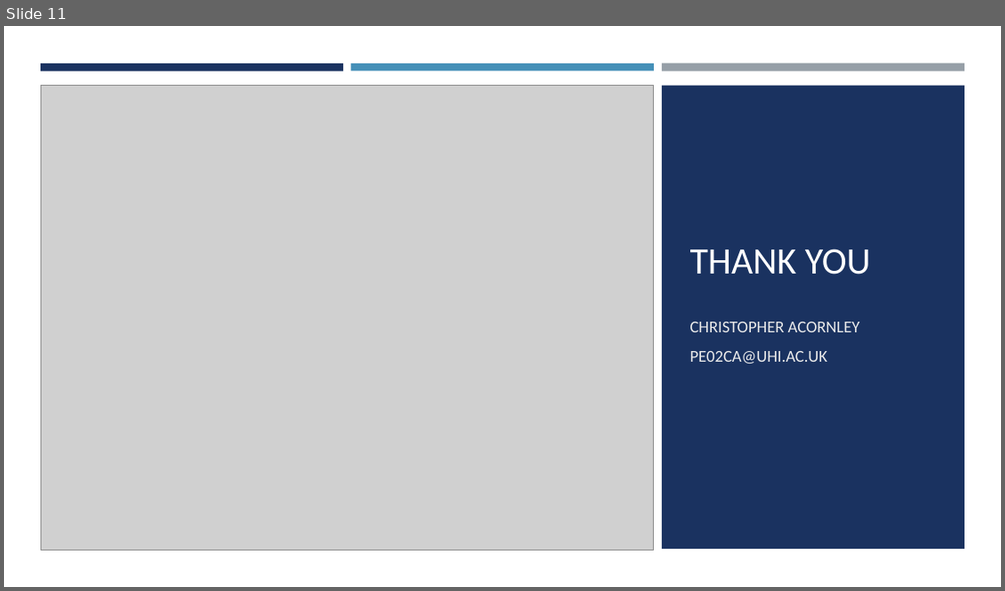
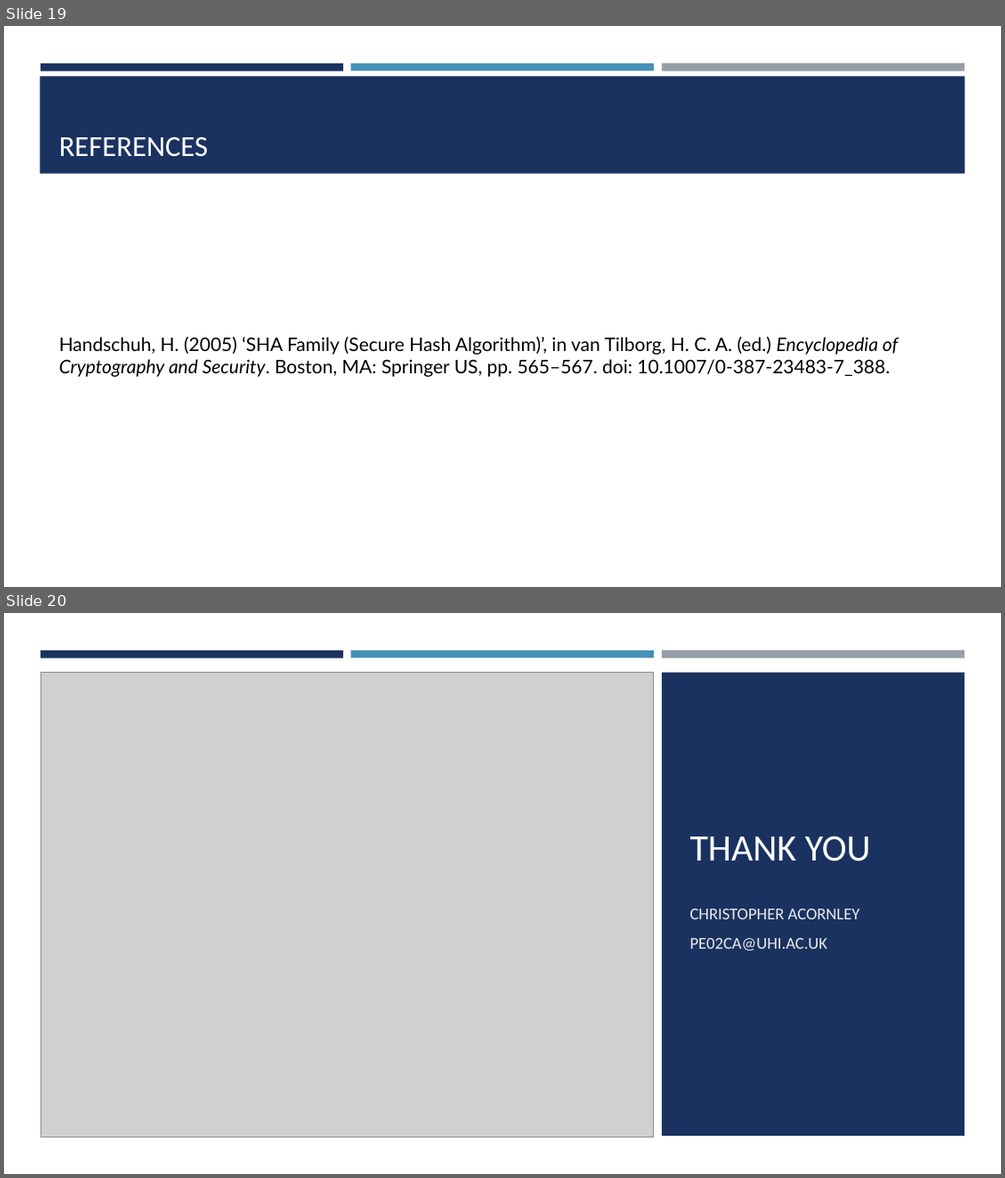
Before and after one commit to ChrisAcornleyPhD/CAP512Data, a slide deck: scripts/CAP512.pptx. Shown one above the other, each under a label of ours: slide 11 before the commit, slides 19 and 20 after it. The pictures are 1005x591 and 1005x1178 pixels, drawn with LibreOffice and Linux fonts; fonts in the diff are those of the drawing; grey boxes stand for pictures. Boxes give left, top, right and bottom in pixels: in the first picture for what was removed or moved away, otherwise in the second. Text is boxed around its words. In the diff, an @@ line names an element or a change of style, - is before the commit and + after.

```diff
--- a/scripts/CAP512.pptx
+++ b/scripts/CAP512.pptx
@@ slide 19 added at [4, 26, 1001, 587], background #FFFFFF @@
@@ rectangle added at [40, 76, 965, 174], fill #1A3260 @@
@@ rectangle added at [40, 63, 343, 70], fill #1A3260 @@
@@ rectangle added at [351, 63, 654, 70], fill #4590B8 @@
@@ rectangle added at [662, 63, 964, 71], fill #969FA7 @@
@@ title added at [59, 137, 208, 157], 28 pt, text #FFFFFF @@
+REFERENCES
@@ text added at [59, 337, 898, 377], 18 pt, text #000000 @@
+Handschuh, H. (2005) ‘SHA Family (Secure Hash Algorithm)’, in van Tilborg, H. C. A. (ed.) Encyclopedia of Cryptography and Security. Boston, MA: Springer US, pp. 565–567. doi: 10.1007/0-387-23483-7_388.
@@ what was slide 11 is now slide 20 @@
```
Also in this commit, not shown: 3 slides changed, 10 other slides added, 2 slides removed.
